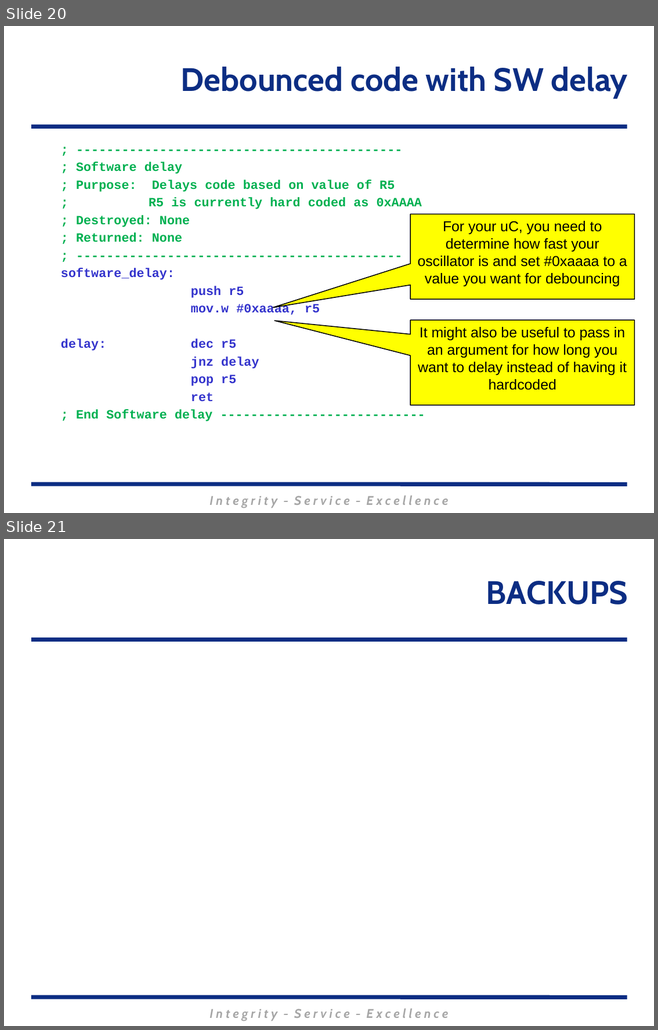
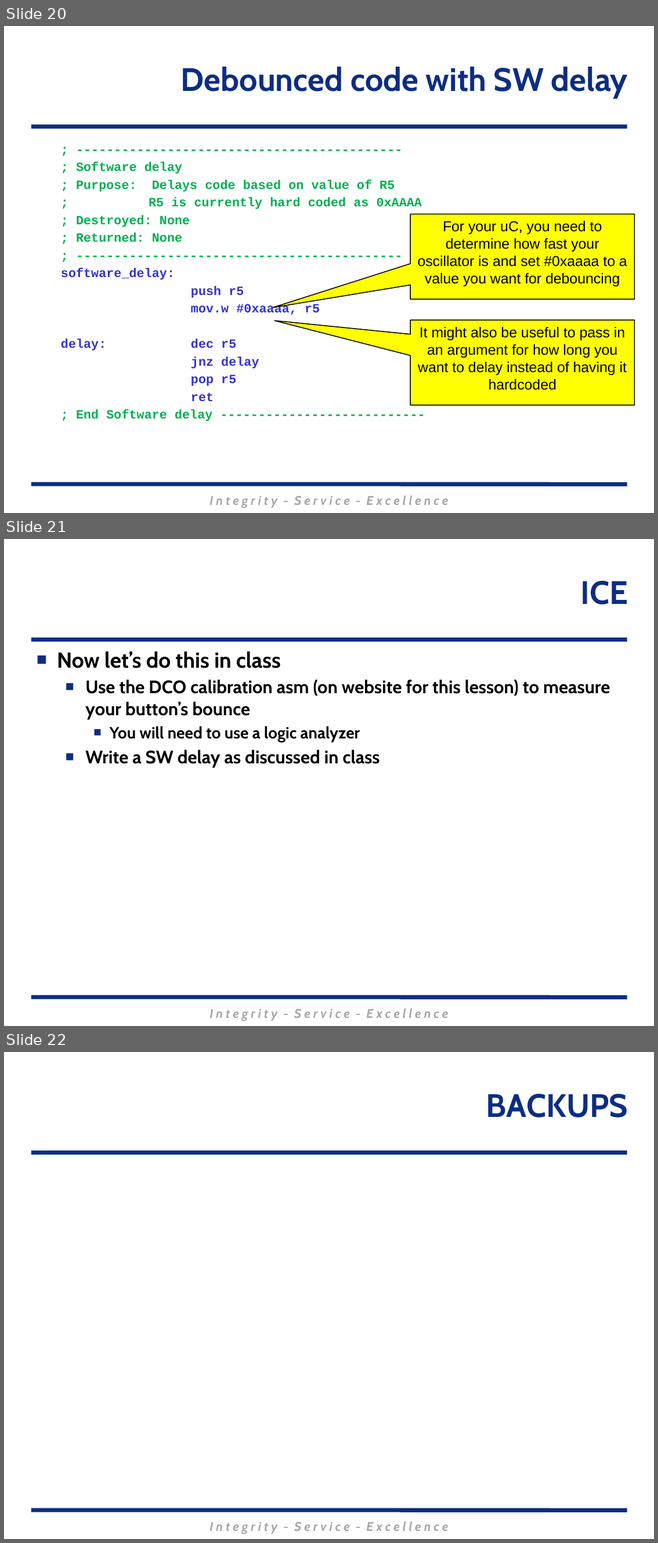
Before and after one commit to MarsUniversity/ECE382, a slide deck: source/lessons/lsn14-15/Lsn14-15.pptx. Shown one above the other, each under a label of ours: slides 20 and 21 before the commit, slides 20, 21 and 22 after it. The pictures are 658x1030 and 658x1543 pixels, drawn with LibreOffice and Linux fonts; fonts in the diff are those of the drawing; background and template pictures are left out. Boxes give left, top, right and bottom in pixels: in the first picture for what was removed or moved away, otherwise in the second. Text is boxed around its words. In the diff, an @@ line names an element or a change of style, - is before the commit and + after.

```diff
--- a/source/lessons/lsn14-15/Lsn14-15.pptx
+++ b/source/lessons/lsn14-15/Lsn14-15.pptx
@@ slide 21 added at (x1=4, y1=539, x2=654, y2=1026), background #FFFFFF; not listed: 3 template elements that a slide beside it also shows @@
@@ title added at (x1=580, y1=581, x2=628, y2=605), 36 pt, text #0C2D83, bold @@
+ICE
@@ text added at (x1=57, y1=652, x2=610, y2=768), 20 pt, text #000000, bold @@
+■ Now let’s do this in class
+  ■ Use the DCO calibration asm (on website for this lesson) to measure your button’s bounce
+    ■ You will need to use a logic analyzer
+  ■ Write a SW delay as discussed in class
@@ what was slide 21 is now slide 22 @@
```
Also in this commit, not shown: 1 slide changed, 3 other files.
